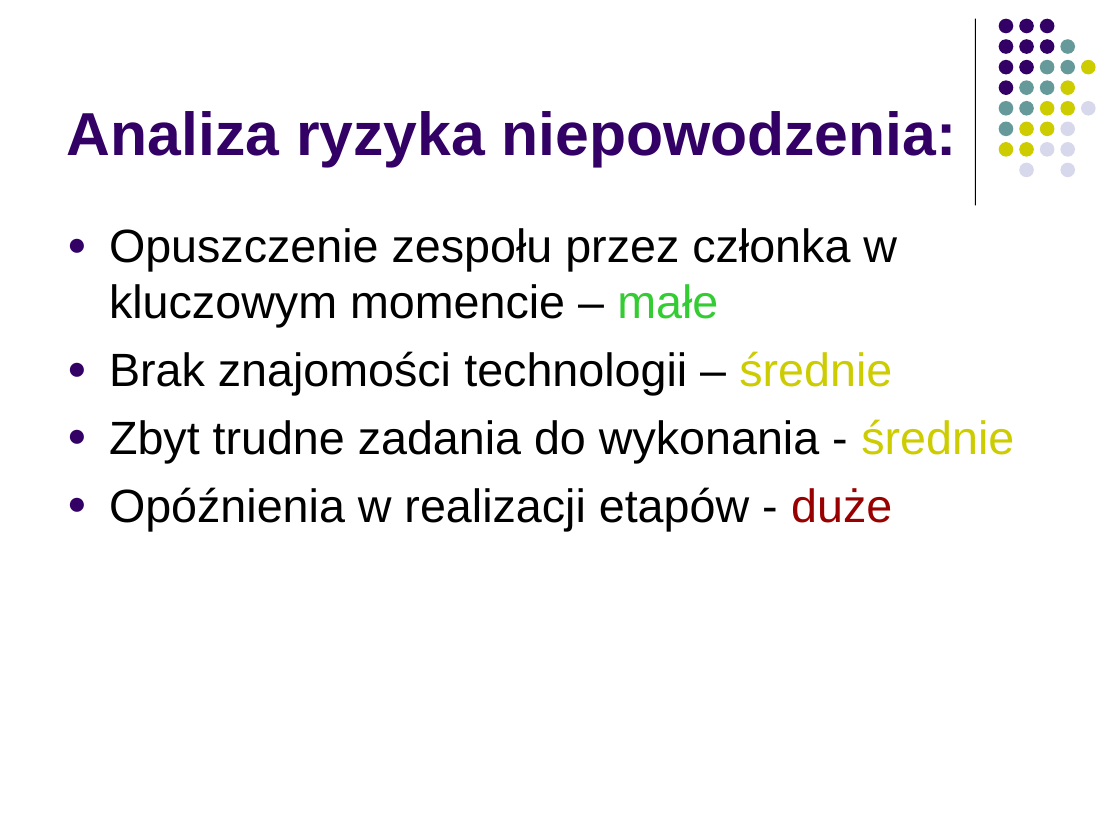
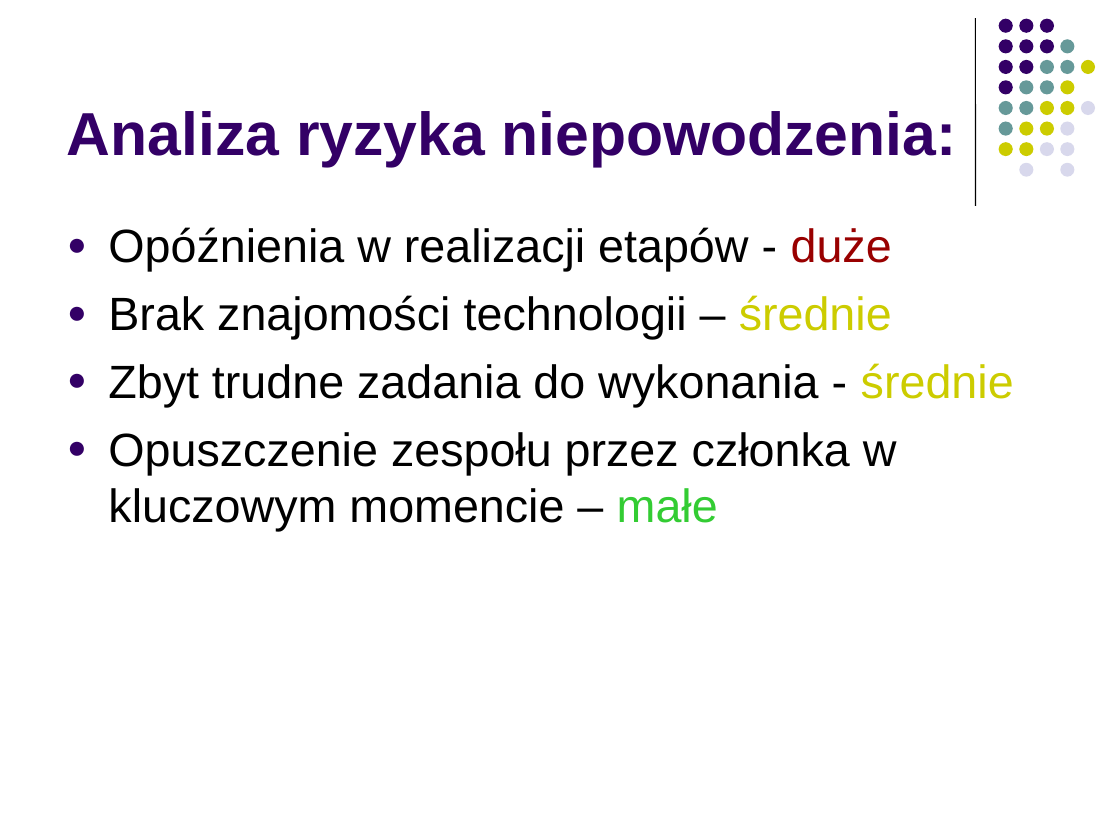
Before and after one commit to Andrzej1984/ZIwG_projekt, a slide deck: slide 10 of Zastosowania informatyki w gospodarce-projekt.ppt (slide 6 before the commit). Drawn at 1120x840 pixels with LibreOffice and Linux fonts; fonts in the diff are those of the drawing. Boxes give left, top, right and bottom in pixels: in the first picture for what was removed or moved away, otherwise in the second. Text is boxed around its words. In the diff, an @@ line names an element or a change of style, - is before the commit and + after.

```diff
--- a/Zastosowania informatyki w gospodarce-projekt.ppt
+++ b/Zastosowania informatyki w gospodarce-projekt.ppt
@@ text at bbox=[108, 227, 892, 272]: text changed @@
-● Opuszczenie zespołu przez członka w kluczowym momencie – małe
+● Opóźnienia w realizacji etapów - duże
@@ text at bbox=[108, 295, 1014, 407]: indent changed @@
@@ text at bbox=[108, 432, 897, 531]: text changed @@
-● Opóźnienia w realizacji etapów - duże
+● Opuszczenie zespołu przez członka w kluczowym momencie – małe
```
Also in this commit, not shown: 2 other slides changed, 7 slides added, 3 slides removed.
